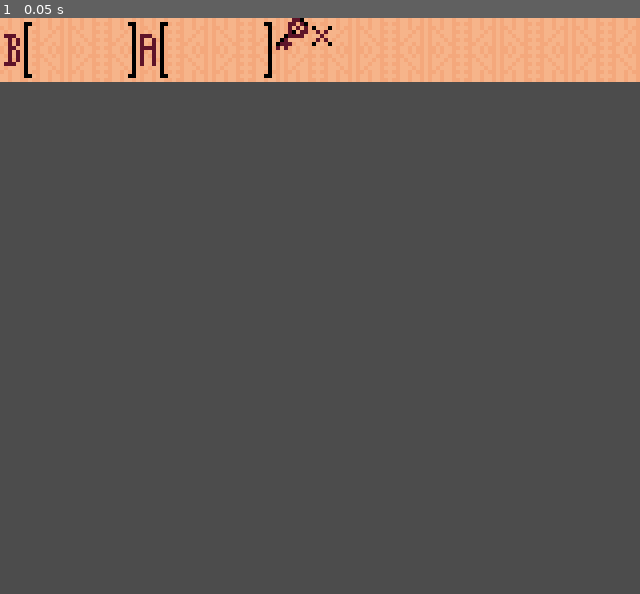
Above: before the commit, frame 1.
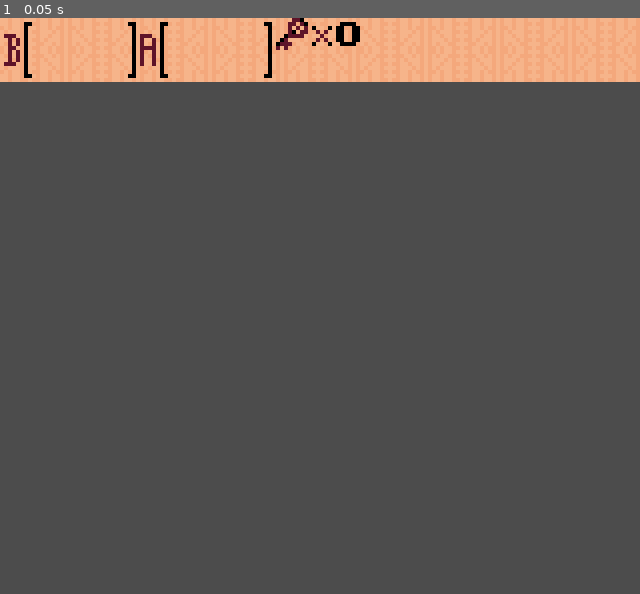
Above: after the commit, the same moment.

Repository: Serneum/OnboardAdventure
Game: Godot game, scene res://ui/hud.tscn
Same seed, same stepped clock (60 frames per second), same inputs: the game is played once before the commit and once after it. This scene is started directly instead of the project's main scene.
Inputs:
- Up to frame 1 (0.05 s): no input

The runs differ from the first frame. In frame 1, 0.1% of the frame differs, in the area x 52-57%, y 0-5%.
Error after the commit: Invalid get index 'keys' (on base: 'null instance'). (res://ui/hud.gd:4)

Commit message:
Add key pickups

Diff:
--- a/areas/test.tscn
+++ b/areas/test.tscn
@@ -1,10 +1,11 @@
-[gd_scene load_steps=6 format=2]
+[gd_scene load_steps=7 format=2]
 
 [ext_resource path="res://ui/hud.tscn" type="PackedScene" id=1]
 [ext_resource path="res://player/player.tscn" type="PackedScene" id=2]
 [ext_resource path="res://engine/camera.tscn" type="PackedScene" id=3]
 [ext_resource path="res://tiles/wall.tres" type="TileSet" id=4]
 [ext_resource path="res://tiles/enemy_tilemap.tscn" type="PackedScene" id=5]
+[ext_resource path="res://pickups/key.tscn" type="PackedScene" id=6]
 
 [node name="Node" type="Node"]
 
@@ -27,3 +28,6 @@
 
 [node name="enemies" parent="." instance=ExtResource( 5 )]
 tile_data = PoolIntArray( -262141, 0, 0, -262139, 0, 0, -196604, 0, 0, -196602, 0, 0, 262139, 0, 0, 196610, 0, 0, 19661 …(191 unchanged characters)…
+
+[node name="key" parent="." instance=ExtResource( 6 )]
+position = Vector2( 60.5743, 71.3545 )
--- /dev/null
+++ b/pickups/key.gd
@@ -0,0 +1,9 @@
+extends Area2D
+
+func _ready():
+	connect("body_entered", self, "body_entered")
+
+func body_entered(body):
+	if body.name == "player" && body.get("keys") < 9:
+		body.keys += 1
+		queue_free()
--- /dev/null
+++ b/pickups/key.tscn
@@ -0,0 +1,19 @@
+[gd_scene load_steps=4 format=2]
+
+[ext_resource path="res://pickups/key.gd" type="Script" id=1]
+[ext_resource path="res://pickups/key.png" type="Texture" id=2]
+
+[sub_resource type="RectangleShape2D" id=1]
+extents = Vector2( 3, 6 )
+
+[node name="key" type="Area2D"]
+script = ExtResource( 1 )
+
+[node name="Sprite" type="Sprite" parent="."]
+texture = ExtResource( 2 )
+__meta__ = {
+"_edit_lock_": true
+}
+
+[node name="CollisionShape2D" type="CollisionShape2D" parent="."]
+shape = SubResource( 1 )
--- a/player/player.gd
+++ b/player/player.gd
@@ -1,6 +1,7 @@
 extends "res://engine/entity.gd"
 
 var state = "default"
+var keys = 0
 
 var validMoves = [
 	{dir = "up", vec = dir.up},
@@ -15,6 +16,7 @@
 			state_default()
 		"swing":
 			state_swing()
+	keys = min(keys, 9)
 
 func state_default():
 	controls_loop()
--- /dev/null
+++ b/ui/hud.gd
@@ -0,0 +1,4 @@
+extends CanvasLayer
+
+func _process(delta):
+	$keys.frame = get_node("../player").keys
--- a/ui/hud.tscn
+++ b/ui/hud.tscn
@@ -1,9 +1,17 @@
-[gd_scene load_steps=2 format=2]
+[gd_scene load_steps=4 format=2]
 
-[ext_resource path="res://ui/hud.png" type="Texture" id=1]
+[ext_resource path="res://ui/hud.gd" type="Script" id=1]
+[ext_resource path="res://ui/hud.png" type="Texture" id=2]
+[ext_resource path="res://ui/numbers.png" type="Texture" id=3]
 
 [node name="hud" type="CanvasLayer"]
+script = ExtResource( 1 )
 
-[node name="Sprite" type="Sprite" parent="."]
+[node name="background" type="Sprite" parent="."]
 position = Vector2( 80, 8 )
-texture = ExtResource( 1 )
+texture = ExtResource( 2 )
+
+[node name="keys" type="Sprite" parent="."]
+position = Vector2( 87, 4 )
+texture = ExtResource( 3 )
+hframes = 10
Binary file added: pickups/key.png
Not shown, added: pickups/key.png.import
Not shown, added: tiles/key_door.png.import
Binary file added: ui/numbers.png
Not shown, added: ui/numbers.png.import
